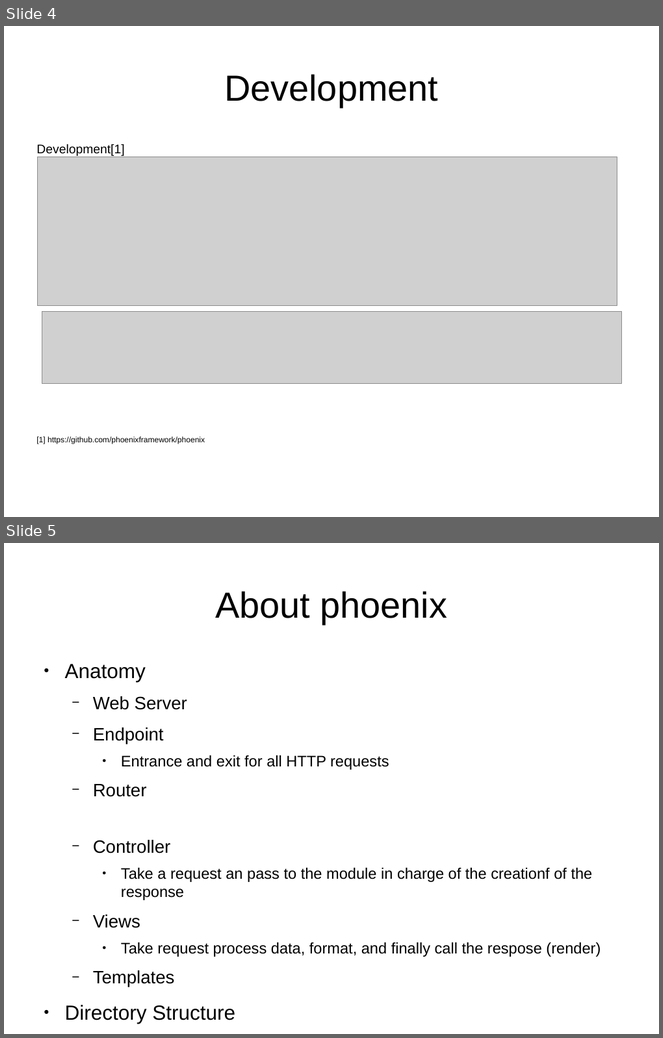
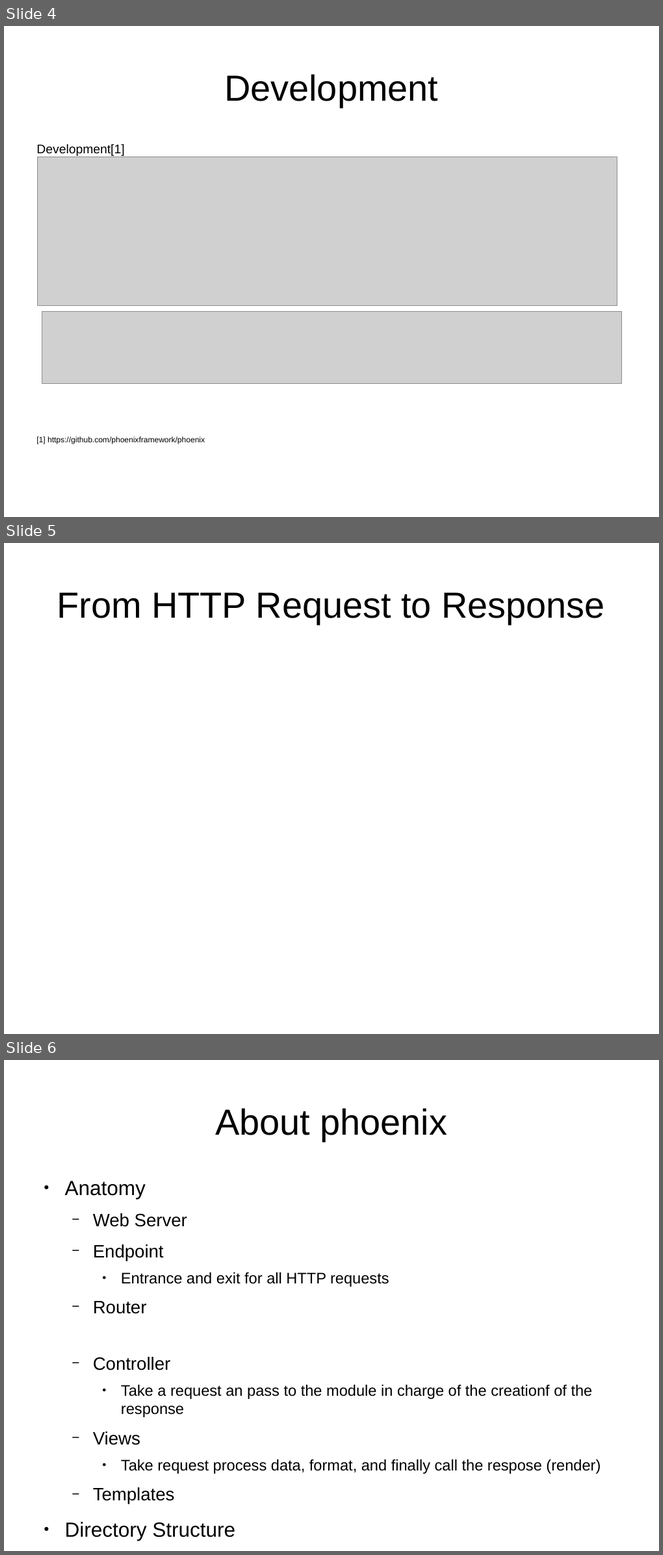
Before and after one commit to ramortegui/talks, a slide deck: phoenix-basics.odp. Shown one above the other, each under a label of ours: slides 4 and 5 before the commit, slides 4, 5 and 6 after it. The pictures are 663x1038 and 663x1555 pixels, drawn with LibreOffice and Linux fonts; fonts in the diff are those of the drawing; grey boxes stand for pictures. Boxes give left, top, right and bottom in pixels: in the first picture for what was removed or moved away, otherwise in the second. Text is boxed around its words. In the diff, an @@ line names an element or a change of style, - is before the commit and + after.

```diff
--- a/phoenix-basics.odp
+++ b/phoenix-basics.odp
@@ slide 5 added at (x1=4, y1=543, x2=659, y2=1034), background #FFFFFF @@
@@ title added at (x1=57, y1=592, x2=605, y2=624), 44 pt, text #000000 @@
+From HTTP Request to Response
@@ what was slide 5 is now slide 6 @@
```
Also in this commit, not shown: 1 slide changed.
